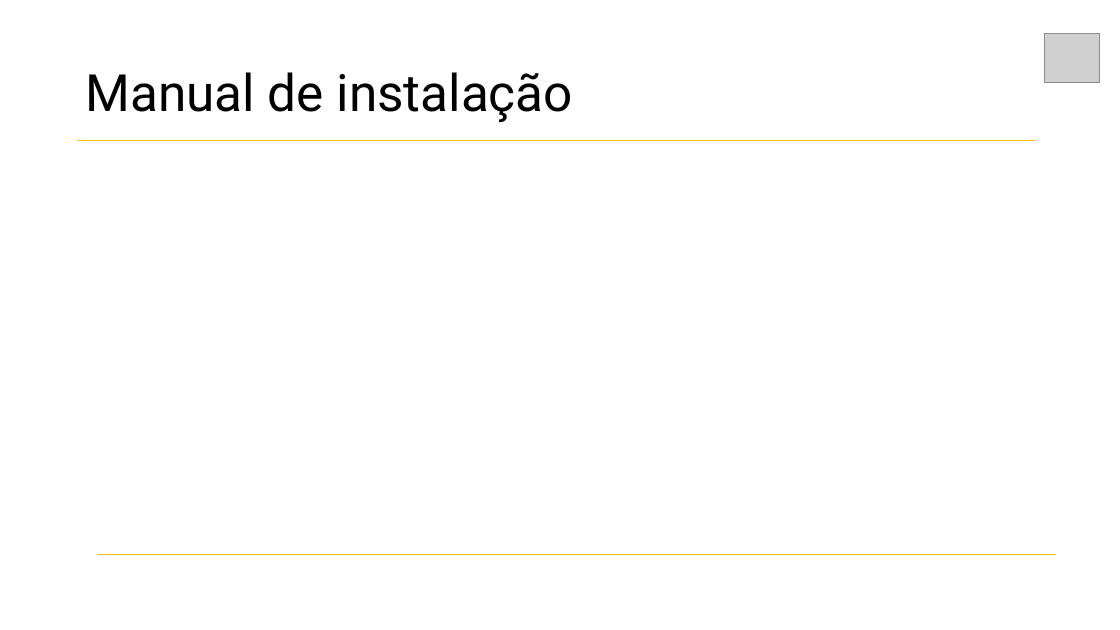
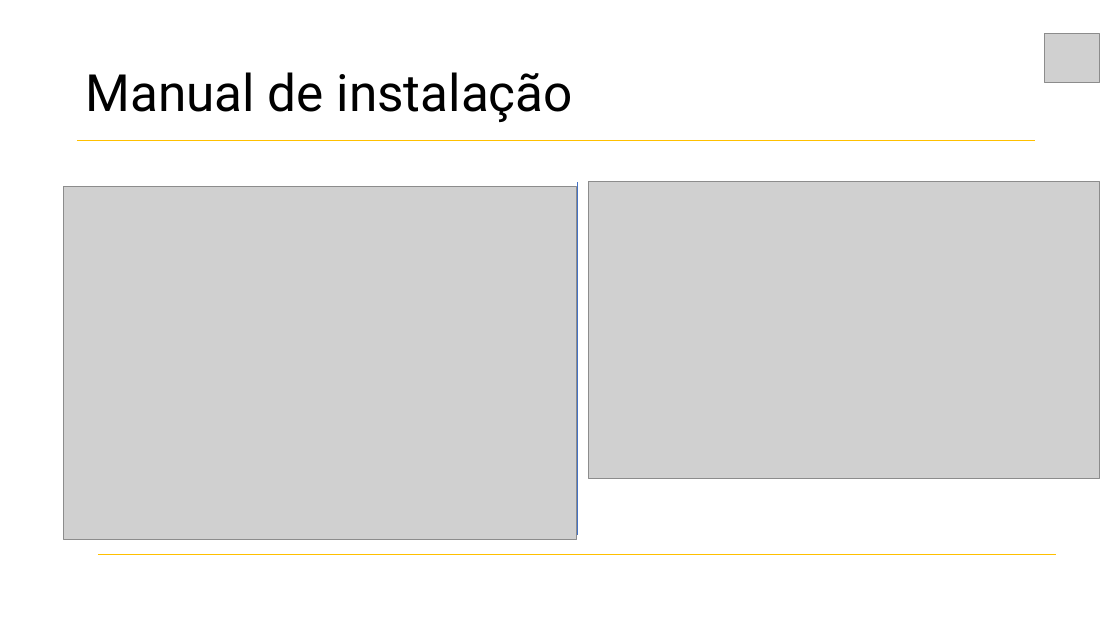
Before and after one commit to larissaSousa1998/segunda-sprint, a slide deck: slide 20 of Documentacao/Sobre o projeto/Apresentação Synergy.pptx. Drawn at 1120x630 pixels with LibreOffice and Linux fonts; fonts in the diff are those of the drawing; grey boxes stand for pictures. Boxes give left, top, right and bottom in pixels: in the first picture for what was removed or moved away, otherwise in the second. Text is boxed around its words. In the diff, an @@ line names an element or a change of style, - is before the commit and + after.

```diff
--- a/Documentacao/Sobre o projeto/Apresentação Synergy.pptx
+++ b/Documentacao/Sobre o projeto/Apresentação Synergy.pptx
@@ picture added at bbox=[64, 187, 577, 540] @@
@@ line added from (577, 535) to (577, 182), #4472C4 0.5 pt @@
@@ picture added at bbox=[589, 181, 1100, 479] @@
```
Also in this commit, not shown: 10 other slides changed, 1 slide added, 9 other files.
